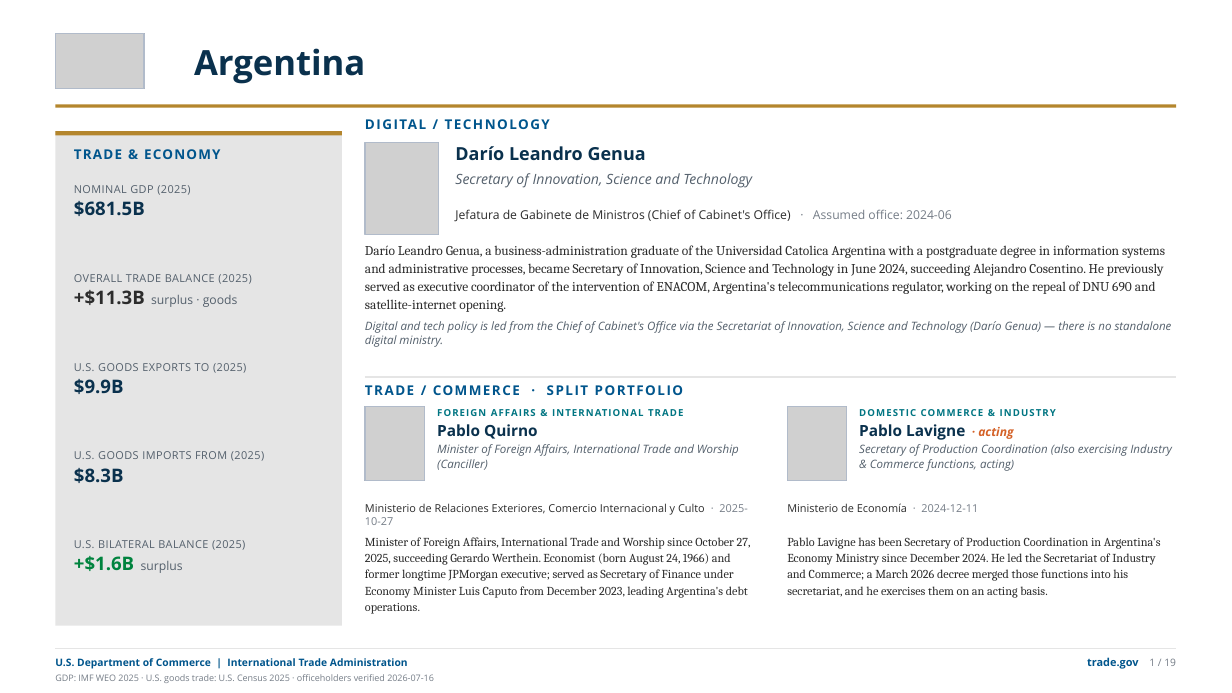
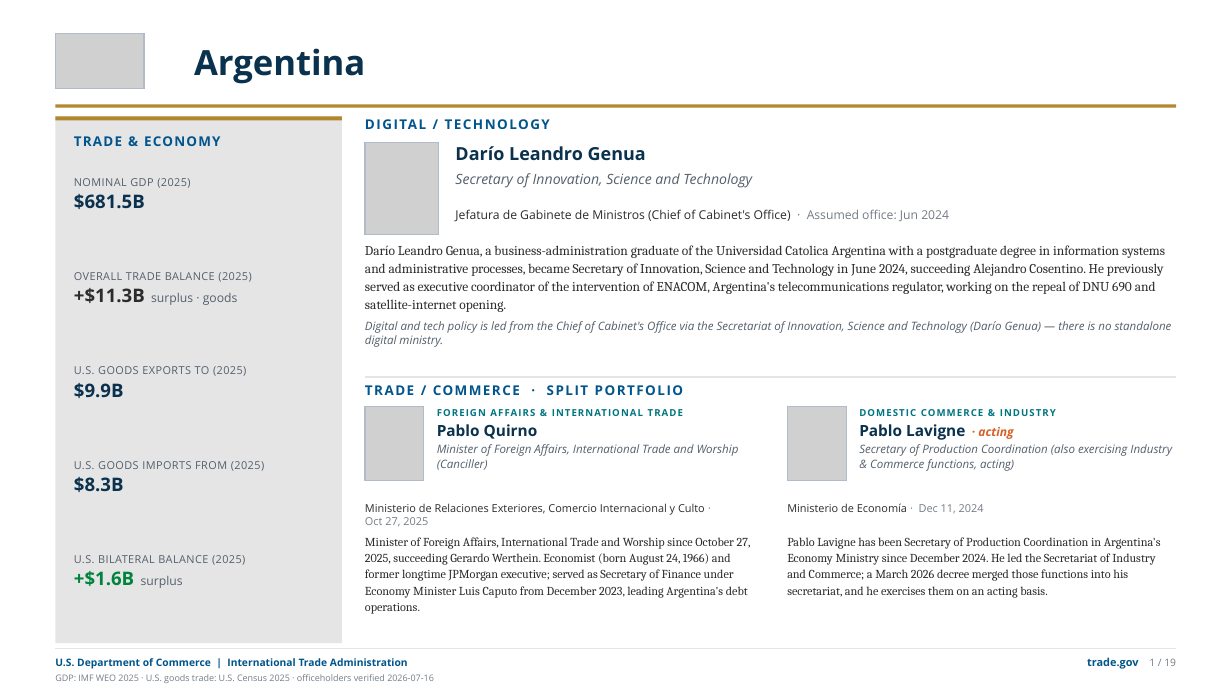
Before and after one commit to jsilbs18-cloud/Photo, a slide deck: slide 4 of output/g20-ministers-trade-deck.pptx (slide 5 before the commit). Drawn at 1232x693 pixels with LibreOffice and Linux fonts; fonts in the diff are those of the drawing; grey boxes stand for pictures. Boxes give left, top, right and bottom in pixels: in the first picture for what was removed or moved away, otherwise in the second. Text is boxed around its words. In the diff, an @@ line names an element or a change of style, - is before the commit and + after.

```diff
--- a/output/g20-ministers-trade-deck.pptx
+++ b/output/g20-ministers-trade-deck.pptx
@@ rectangle: place and size @@
-rectangle at [55,131,342,135]
+rectangle at [55,116,342,120]
@@ rectangle: place and size @@
-rectangle at [55,131,342,626]
+rectangle at [55,116,342,643]
@@ text "TRADE & ECONOMY": place and size @@
-text "TRADE & ECONOMY" at [74,149,220,159]
+text "TRADE & ECONOMY" at [74,136,220,146]
@@ text "NOMINAL GDP (2025)": place and size @@
-text "NOMINAL GDP (2025)" at [74,185,190,216]
+text "NOMINAL GDP (2025)" at [74,178,190,209]
@@ text at [455,209,949,222]: text changed @@
-Jefatura de Gabinete de Ministros (Chief of Cabinet's Office) · Assumed office: 2024-06
+Jefatura de Gabinete de Ministros (Chief of Cabinet's Office) · Assumed office: Jun 2024
@@ text "U.S. GOODS EXPORTS TO (2025)": place and size @@
-text "U.S. GOODS EXPORTS TO (2025)" at [74,363,246,394]
+text "U.S. GOODS EXPORTS TO (2025)" at [74,366,246,398]
@@ text "U.S. GOODS IMPORTS FROM (2025)": place and size @@
-text "U.S. GOODS IMPORTS FROM (2025)" at [74,451,264,483]
+text "U.S. GOODS IMPORTS FROM (2025)" at [74,461,264,492]
@@ text at [365,503,705,526]: text changed @@
-Ministerio de Relaciones Exteriores, Comercio Internacional y Culto · 2025-10-27
+Ministerio de Relaciones Exteriores, Comercio Internacional y Culto · Oct 27, 2025
@@ text at [787,503,984,513]: text changed @@
-Ministerio de Economía · 2024-12-11
+Ministerio de Economía · Dec 11, 2024
@@ text "U.S. BILATERAL BALANCE (2025)": place and size @@
-text "U.S. BILATERAL BALANCE (2025)" at [74,540,245,573]
+text "U.S. BILATERAL BALANCE (2025)" at [74,555,245,588]
```
Also in this commit, not shown: 22 other slides changed, 1 slide removed, 39 other files.
